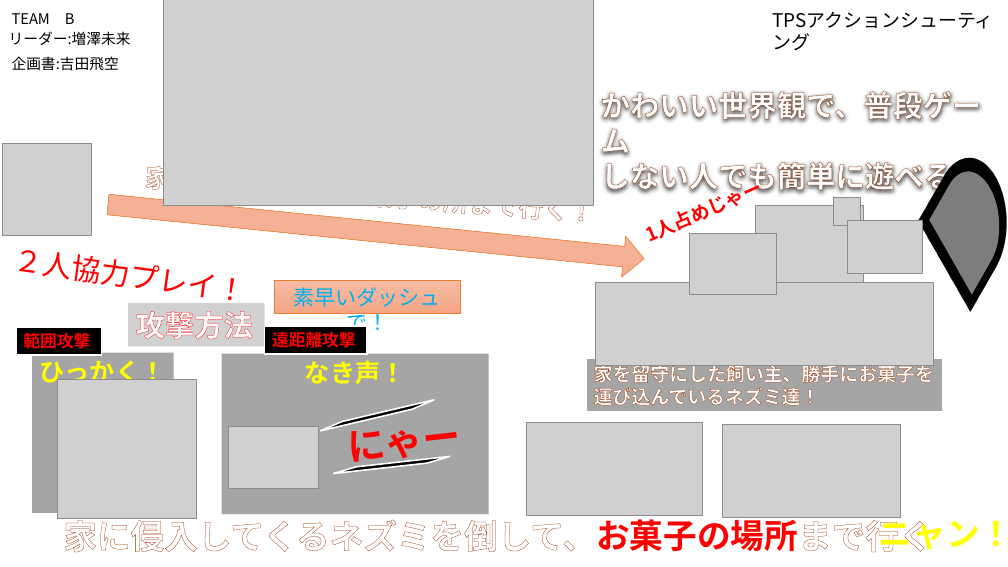
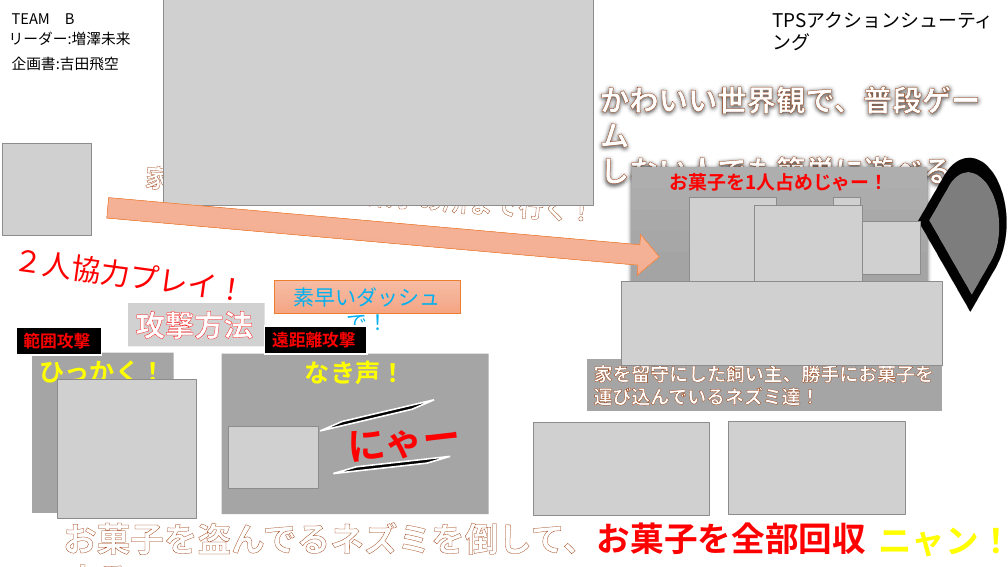
Before and after one commit to ayanokudo/okashi_222, a slide deck: slide 1 of schedule/ワンシート企画書変更2.pptx. Drawn at 1008x567 pixels with LibreOffice and Linux fonts; fonts in the diff are those of the drawing; grey boxes stand for pictures; background and template pictures are left out. Boxes give left, top, right and bottom in pixels: in the first picture for what was removed or moved away, otherwise in the second. Text is boxed around its words. In the diff, an @@ line names an element or a change of style, - is before the commit and + after.

Commit message:
内容少し更新

```diff
--- a/schedule/ワンシート企画書変更2.pptx
+++ b/schedule/ワンシート企画書変更2.pptx
@@ text "かわいい世界観で、普段ゲーム": place and size @@
-text "かわいい世界観で、普段ゲーム" at [601, 91, 982, 195]
+text "かわいい世界観で、普段ゲーム" at [600, 86, 981, 190]
@@ rectangle "お菓子を1人占めじゃー！" at [631, 167, 927, 381]: fill none to gradient #AFAFAF to #A5A5A5 to #939393; shadow on; rotation 336 to 0 degrees @@
@@ text in rectangle at [670, 173, 889, 191]: text changed @@
-1人占めじゃー
+お菓子を1人占めじゃー！
@@ right arrow: place and size @@
-right arrow at [106, 184, 646, 279]
+right arrow at [106, 187, 661, 277]
@@ picture: place and size @@
-picture at [690, 234, 777, 295]
+picture at [690, 197, 777, 295]
@@ picture: place and size @@
-picture at [596, 283, 933, 366]
+picture at [622, 281, 943, 364]
@@ picture: place and size @@
-picture at [526, 422, 702, 515]
+picture at [534, 422, 709, 515]
@@ picture: place and size @@
-picture at [723, 424, 901, 517]
+picture at [728, 422, 906, 515]
@@ text at [63, 517, 866, 555]: text changed @@
-家に侵入してくるネズミを倒して、お菓子の場所まで行く
+お菓子を盗んでるネズミを倒して、お菓子を全部回収する
@@ text "ニャン！" rewrapped from [879, 512, 1008, 552] to [878, 527, 1008, 557] @@
```
